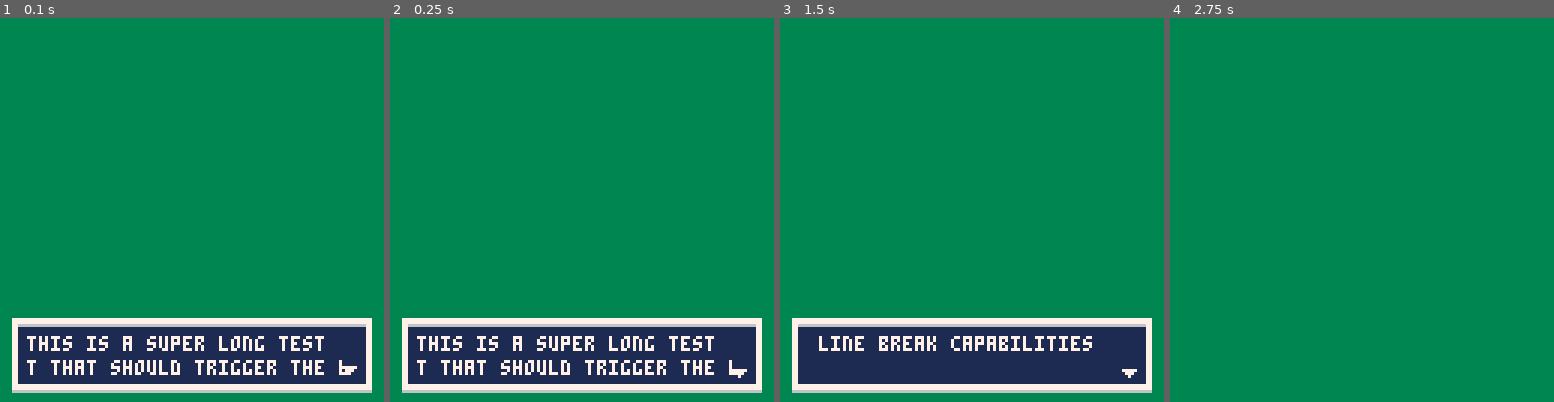
Above: before the commit, frames 1-4 (left to right).
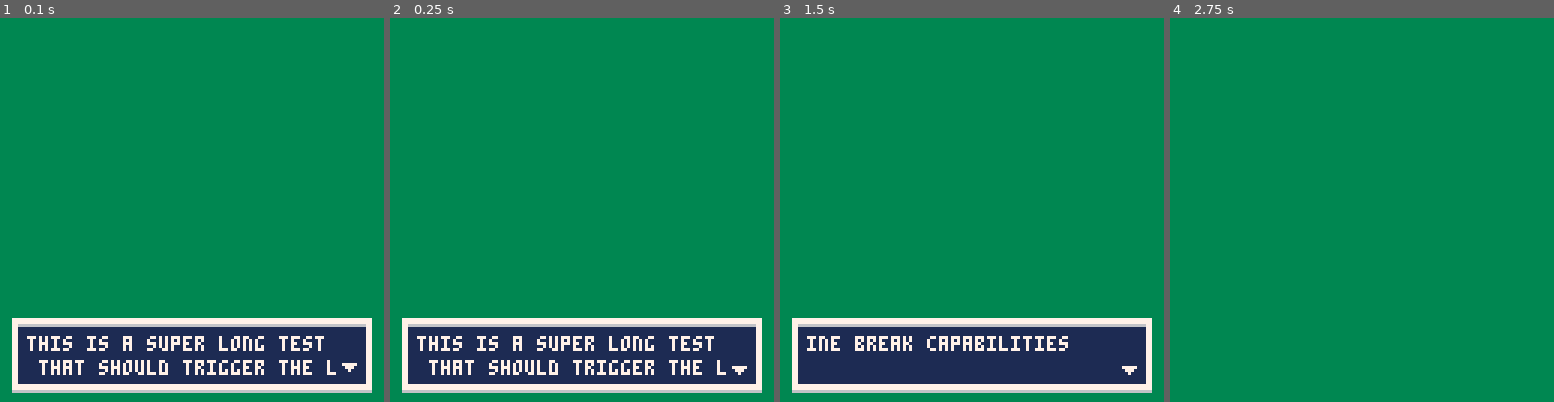
Above: after the commit, the same moments.

Repository: jessemillar/pico-8
Game: PICO-8 cartridge text-box/text-box.p8
Two runs of this game, one before a commit and one after it. Both use one fixed random seed, a clock stepped at 60 frames per second and the inputs below.
Inputs:
- Up to frame 1 (0.1 s): no input
- Up to frame 2 (0.25 s): no input
- Up to frame 3 (1.5 s): tap X (X key) at 1.07 s
- Up to frame 4 (2.75 s): tap X (X key) at 2.07, 2.4, 2.73 s

The runs differ from the first frame. In frame 1, 1.2% of the frame differs, in the area x 7-93%, y 89-93%; in frame 2, 1.2%; in frame 3, 1.0%; in frame 4, nothing differs.

Commit message:
Simplifying code to remove unnecessary tokens

Diff:
--- a/text-box/text-box.p8
+++ b/text-box/text-box.p8
@@ -6,14 +6,13 @@
 
 -- add a new text box
 function tbox(message)
-	local last_whitespace=0
-
-	for i=0,flr(#message/26) do -- search through the message and break it into words
-		local new_line=sub(message,last_whitespace,last_whitespace+26)
-		-- todo: add backwards searching through new_line for whitespaces
+	local linebreak=0
+
+	for i=0,flr(#message/25) do -- search through the message and break it into words
+		local new_line=sub(message,linebreak,linebreak+25)
+
 		add(tbox_messages,new_line) -- add the word to the array
-		last_whitespace+=25
-		printh(new_line) -- debug
+		linebreak+=25+1 -- +1 to avoid duplicating characters
 	end
 end
 
@@ -27,32 +26,22 @@
 
 -- draw the text boxes (if any)
 function tbox_draw()
-	if(#tbox_messages>0) then
-		local text_color=7 -- white text
-		local fill_color=1 -- blue inner fill
-		local border_color=7 -- white border
-		local x=4
-		local y=100
-		local width= 119 -- 127-x*2
-		local height= 23
-		local border_thickness=2
-		local padding=5
-
-		rectfill(x, y, x+width, y+height, border_color) -- draw border rectangle
-		rectfill(x+border_thickness, y+border_thickness, x+width-border_thickness, y+height-border_thickness, fill_color) -- draw fill rectangle
-		line(x+border_thickness, y+border_thickness, x+width-border_thickness, y+border_thickness, 6) -- draw top border shadow
-		line(x, y+height+border_thickness/2, x+width, y+height+border_thickness/2, 6) -- draw bottom border shadow
-
-		print(tbox_messages[1], x+padding, y+padding+1, text_color) -- print the message (with padding+1 in the y direction to account for the fancy top border shadow)
+	if(#tbox_messages>0) then -- don't draw if there are no messages
+		rectfill(4, 100, 123, 123, 7) -- draw border rectangle
+		rectfill(6, 102, 121, 121, 1) -- draw fill rectangle
+		line(6, 102, 121, 102, 6) -- draw top border shadow
+		line(4, 124, 123, 124, 6) -- draw bottom border shadow
+
+		print(tbox_messages[1], 9, 106, 7) -- print the message (with 5+1 in the 100 direction to account for the fanc100 top border shadow)
 		if #tbox_messages>1 then
-			print(tbox_messages[2], x+padding, y+8+padding+1, text_color) -- print the message (with padding+1 in the y direction to account for the fancy top border shadow)
+			print(tbox_messages[2], 9, 114, 7) -- print the message (with 5+1 in the 100 direction to account for the fanc100 top border shadow)
 		end
 
-		-- animate the arrow
+		-- draw and animate the arrow
 		if(t%10<5) then
-			spr(1, x+width-border_thickness*2-padding*2+2, y+height-border_thickness*2-padding*2+2) -- draw the continue arrow in the bottom-right corner (with some padding to get it closer to the corner)
+			spr(1, 112, 112)
 		else
-			spr(1, x+width-border_thickness*2-padding*2+2, y+height-border_thickness*2-padding*2+3) -- draw the continue arrow in the bottom-right corner (with some padding to get it closer to the corner)
+			spr(1, 112, 113)
 		end
 	end
 end
@@ -77,11 +66,11 @@
 00000000000000000000000000000000000000000000000000000000000000000000000000000000000000000000000000000000000000000000000000000000
 00000000000000000000000000000000000000000000000000000000000000000000000000000000000000000000000000000000000000000000000000000000
 00000000000000000000000000000000000000000000000000000000000000000000000000000000000000000000000000000000000000000000000000000000
-00000000000000000000000000000000000000000000000000000000000000000000000000000000000000000000000000000000000000000000000000000000
-00000000000000000000000000000000000000000000000000000000000000000000000000000000000000000000000000000000000000000000000000000000
-00000000000777770000000000000000000000000000000000000000000000000000000000000000000000000000000000000000000000000000000000000000
-00000000000077700000000000000000000000000000000000000000000000000000000000000000000000000000000000000000000000000000000000000000
-00000000000007000000000000000000000000000000000000000000000000000000000000000000000000000000000000000000000000000000000000000000
+00000000007777700000000000000000000000000000000000000000000000000000000000000000000000000000000000000000000000000000000000000000
+00000000000777000000000000000000000000000000000000000000000000000000000000000000000000000000000000000000000000000000000000000000
+00000000000070000000000000000000000000000000000000000000000000000000000000000000000000000000000000000000000000000000000000000000
+00000000000000000000000000000000000000000000000000000000000000000000000000000000000000000000000000000000000000000000000000000000
+00000000000000000000000000000000000000000000000000000000000000000000000000000000000000000000000000000000000000000000000000000000
 00000000000000000000000000000000000000000000000000000000000000000000000000000000000000000000000000000000000000000000000000000000
 00000000000000000000000000000000000000000000000000000000000000000000000000000000000000000000000000000000000000000000000000000000
 00000000000000000000000000000000000000000000000000000000000000000000000000000000000000000000000000000000000000000000000000000000
